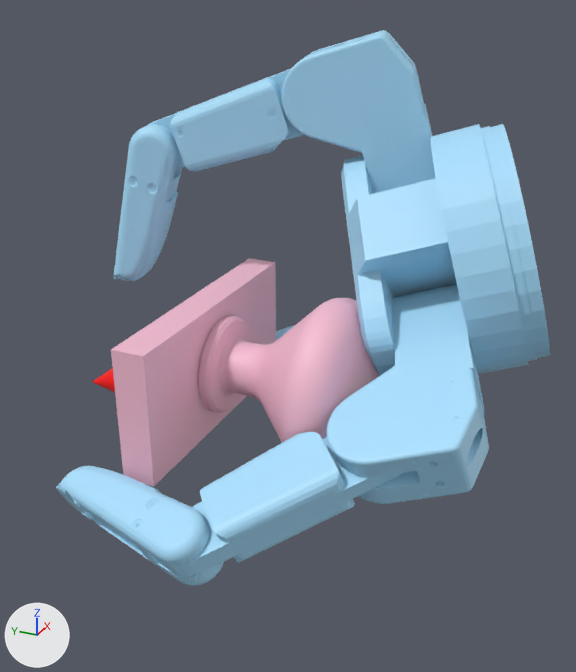
Before and after pictures for a commit that changed the glTF model static/assets/cond/Barrett/contactdb+door_knob/0.glb.
The view is the same before and after, from a camera (50 mm lens) standing at (-0.241, -0.123, 0.137) and looking at (0.008, -0.011, 0.013). Arrows for +X, +Y and +Z are at lower left; the lights stay in place. Where no turn or scale is listed for an object, it has been applied to the vertices. Vertices at the same position are counted once.

The scene before the commit, as lines of its bpy script (objects in view):
```python
me_door_knob_stl = bpy.data.meshes.new('door_knob.stl')
me_door_knob_stl.from_pydata(...)  # 7831 vertices, 15654 faces; spans x -0.05..0.05, y -0.0487..0.0263, z -0.0325..0.0325
me_door_knob_stl.materials.append(mat_defaultmaterial)
me_geometry_1 = bpy.data.meshes.new('geometry_1')
me_geometry_1.from_pydata(...)  # 8696 vertices, 17330 faces; spans x -0.078..0.091, y -0.103..0.077, z -0.047..0.117
me_geometry_1.materials.append(mat_defaultmaterial_001)
me_geometry_2 = bpy.data.meshes.new('geometry_2')
me_geometry_2.from_pydata(...)  # 75 vertices, 144 faces; spans x -0.0156..0.003, y -0.0008..0.0676, z -0.0179..0.0029
me_geometry_2.materials.append(mat_defaultmaterial_002)
ob_door_knob_stl = bpy.data.objects.new('door_knob.stl', me_door_knob_stl)
ob_door_knob_stl.location = (0.0, 0.0, 0.0)
ob_geometry_1 = bpy.data.objects.new('geometry_1', me_geometry_1)
ob_geometry_1.location = (0.0, 0.0, 0.0)
ob_geometry_2 = bpy.data.objects.new('geometry_2', me_geometry_2)
ob_geometry_2.location = (0.0, 0.0, 0.0)
```
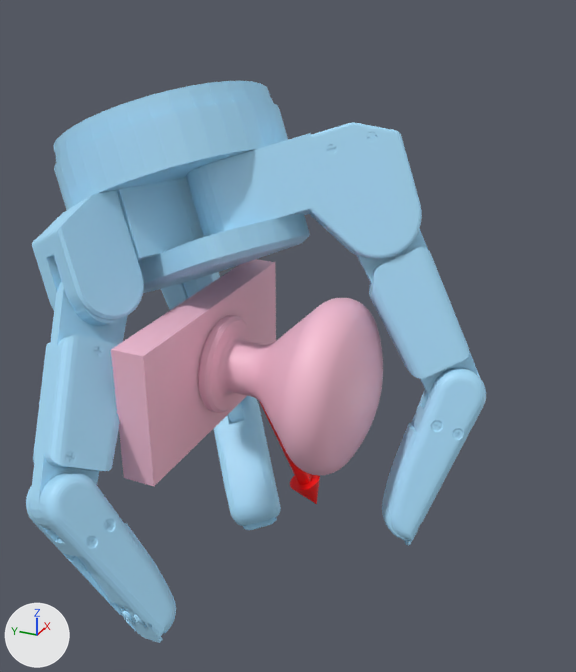
Changed parts and their boxes [x1, y1, x2, y2] in the pictures (576 x 672 px; the box of a moved part takes in the faces that stretch with it):
'geometry_1', reshaped (7% narrower): before [56, 30, 550, 586]; after [26, 81, 486, 643]
'geometry_2', reshaped: before [92, 368, 115, 392]; after [259, 401, 320, 504]
part 1 of me_geometry_1, moved or reshaped: before [341, 124, 550, 376]; after [53, 81, 310, 293]
part 2 of me_geometry_1, moved or reshaped (not visible before): after [32, 191, 144, 320]
part 3 of me_geometry_1, moved or reshaped: before [276, 325, 295, 340]; after [30, 281, 128, 530]
part 4 of me_geometry_1, moved or reshaped (not visible before): after [26, 473, 176, 643]
part 5 of me_geometry_1, moved or reshaped: before [326, 284, 489, 504]; after [161, 272, 220, 310]
part 6 of me_geometry_1, moved or reshaped: before [162, 432, 402, 577]; after [183, 280, 245, 424]
part 7 of me_geometry_1, moved or reshaped: before [56, 466, 224, 586]; after [214, 396, 281, 530]
part 8 of me_geometry_1, moved or reshaped: before [282, 30, 436, 194]; after [186, 123, 422, 259]
part 9 of me_geometry_1, moved or reshaped: before [148, 69, 304, 171]; after [355, 228, 480, 396]
part 10 of me_geometry_1, moved or reshaped: before [114, 120, 182, 281]; after [382, 368, 486, 546]

The change, as a diff of the scene's bpy script:
```diff
--- a/static/assets/cond/Barrett/contactdb+door_knob/0.glb.py
+++ b/static/assets/cond/Barrett/contactdb+door_knob/0.glb.py
@@ me_geometry_1 @@
 me_geometry_1.from_pydata(...)  # 8696 vertices, 17330 faces; spans x -0.078..0.091, y -0.103..0.077, z -0.047..0.117
+# me_geometry_1 part 1: the loose piece of 347 vertices spanning x -0.007..0.09, y -0.103..-0.016, z -0.009..0.089 is multiplied about its middle by the matrix ((-0.833, -0.287, 0.474), (-0.167, -0.687, -0.708), (0.528, -0.668, 0.524)), then moved by (-0.021, 0.098, 0.018)
+# me_geometry_1 part 2: the loose piece of 211 vertices spanning x 0.053..0.091, y -0.069..-0.021, z -0.018..0.024 is multiplied about its middle by the matrix ((-0.833, -0.287, 0.474), (-0.167, -0.687, -0.708), (0.528, -0.668, 0.524)), then moved by (-0.099, 0.094, 0.042)
+# me_geometry_1 part 3: the loose piece of 449 vertices spanning x 0.051..0.084, y -0.047..0.039, z -0.044..0.011 is multiplied about its middle by the matrix ((-0.718, -0.5, 0.484), (-0.131, -0.587, -0.799), (0.683, -0.637, 0.356)), then moved by (-0.118, 0.043, 0.024)
+# me_geometry_1 part 4: the loose piece of 1647 vertices spanning x 0.02..0.077, y 0.018..0.076, z -0.047..-0.01 is multiplied about its middle by the matrix ((-0.641, -0.607, 0.47), (-0.122, -0.524, -0.843), (0.758, -0.597, 0.262)), then moved by (-0.119, -0.024, -0.015)
+# me_geometry_1 part 5: the loose piece of 925 vertices spanning x -0.044..0.038, y -0.092..-0.042, z -0.021..0.036 is multiplied about its middle by the matrix ((-0.902, -0.404, 0.15), (0.15, -0.62, -0.77), (0.405, -0.672, 0.62)), then moved by (0.054, 0.133, 0.017)
+# me_geometry_1 part 6: the loose piece of 449 vertices spanning x -0.076..-0.012, y -0.072..0.001, z -0.042..0.011 is multiplied about its middle by the matrix ((-0.801, -0.554, 0.226), (0.25, -0.653, -0.715), (0.543, -0.517, 0.661)), then moved by (0.11, 0.09, -0.012)
+# me_geometry_1 part 7: the loose piece of 1647 vertices spanning x -0.078..-0.044, y -0.02..0.05, z -0.045..-0.018 is multiplied about its middle by the matrix ((-0.87, -0.461, 0.176), (0.185, -0.635, -0.75), (0.458, -0.62, 0.637)), then moved by (0.11, 0.014, -0.045)
+# me_geometry_1 part 8: the loose piece of 925 vertices spanning x 0.031..0.07, y -0.062..0.008, z 0.039..0.117 is multiplied about its middle by the matrix ((-0.829, -0.283, 0.483), (-0.175, -0.688, -0.704), (0.531, -0.668, 0.52)), then moved by (-0.028, 0.015, -0.017)
+# me_geometry_1 part 9: the loose piece of 449 vertices spanning x 0.019..0.06, y -0.022..0.065, z 0.064..0.108 is multiplied about its middle by the matrix ((-0.853, -0.194, 0.485), (-0.144, -0.805, -0.576), (0.502, -0.561, 0.658)), then moved by (-0.014, -0.076, -0.058)
+# me_geometry_1 part 10: the loose piece of 1647 vertices spanning x 0.014..0.042, y 0.044..0.077, z 0.018..0.083 is multiplied about its middle by the matrix ((-0.871, -0.128, 0.475), (-0.126, -0.876, -0.466), (0.475, -0.466, 0.747)), then moved by (-0.018, -0.127, -0.074)
 me_geometry_1.materials.append(mat_defaultmaterial_001)
@@ me_geometry_2 @@
 me_geometry_2.from_pydata(...)  # 75 vertices, 144 faces; spans x -0.0156..0.003, y -0.0008..0.0676, z -0.0179..0.0029
+# me_geometry_2 part 11: the whole mesh is multiplied about the mesh origin by the matrix ((0.056, 0.009, -0.998), (0.989, -0.136, 0.055), (-0.135, -0.991, -0.017))
 me_geometry_2.materials.append(mat_defaultmaterial_002)
```
